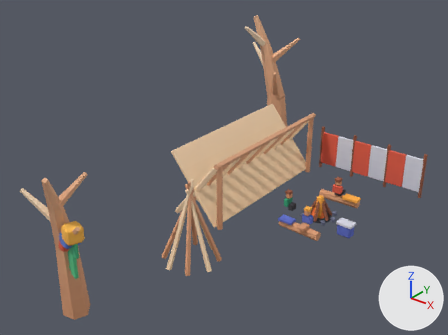
An edit to the glTF model public/assets/toycar/set-bonfire.glb, drawn before and after from the same camera.
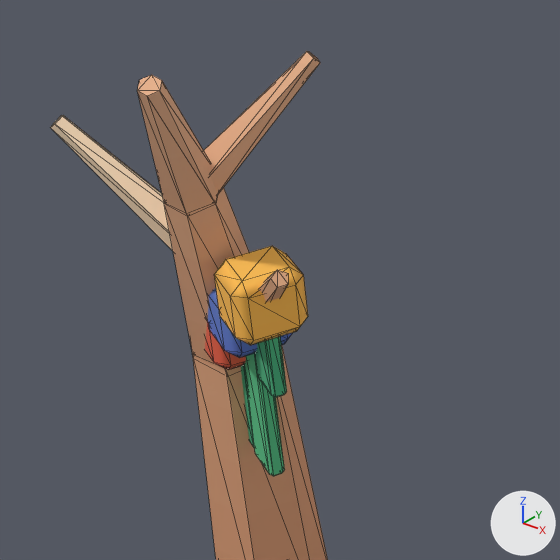
Each version is shown whole from a 50 mm lens placed at (5.24, -9.58, 6.29), pointed at (-1.26, -1.45, 1.25), then close up on the part from 2% to 33% of the width and 47% to 90% of the height. Lighting does not change. The marker at lower right points along +X, +Y and +Z. The older version's two pictures come first. The close-ups show mesh edges as thin lines. Vertices at exactly the same position are counted once.

Objects in the first close-up: 'fire'.
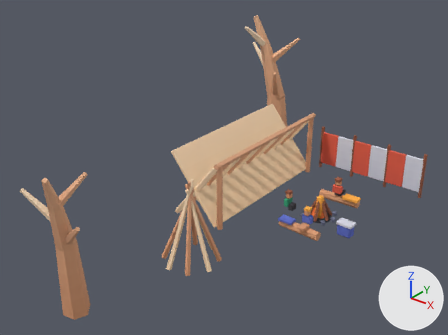
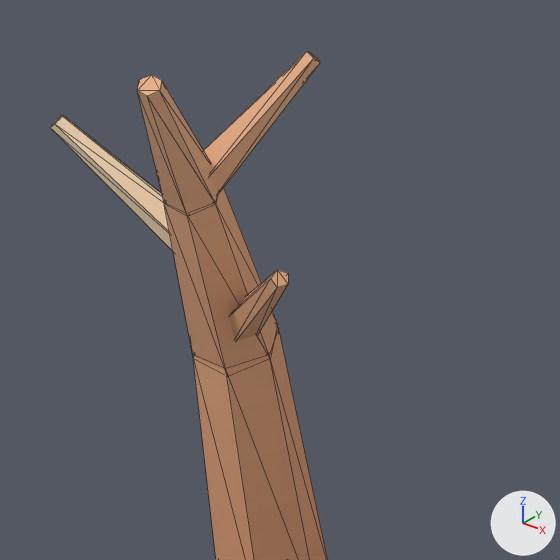
What differs and where, as boxes [x1, y1, x2, y2] in the close-ups (560 x 560 px):
part 1 of me_fire, deleted
    before: [205, 246, 308, 476]

The change, as a diff of the scene's bpy script:
```diff
--- a/public/assets/toycar/set-bonfire.glb.py
+++ b/public/assets/toycar/set-bonfire.glb.py
@@ me_fire @@
 # used by ob_fire; location = (0.32, 0.0, 0.04)
-me_fire.from_pydata(...)  # 1442 vertices, 2568 faces; spans x -3.87..0.96, y -5.2..2.69, z -0.46..3.18
+me_fire.from_pydata(...)  # 1298 vertices, 2304 faces; spans x -3.87..0.96, y -5.2..2.69, z -0.46..3.18
+# me_fire part 1: 6 loose pieces with 144 vertices, spanning x -2.22..-1.57, y -5.0..-4.57, z 0.5..1.51, are deleted
 me_fire.materials.append(mat_colormap)
```
